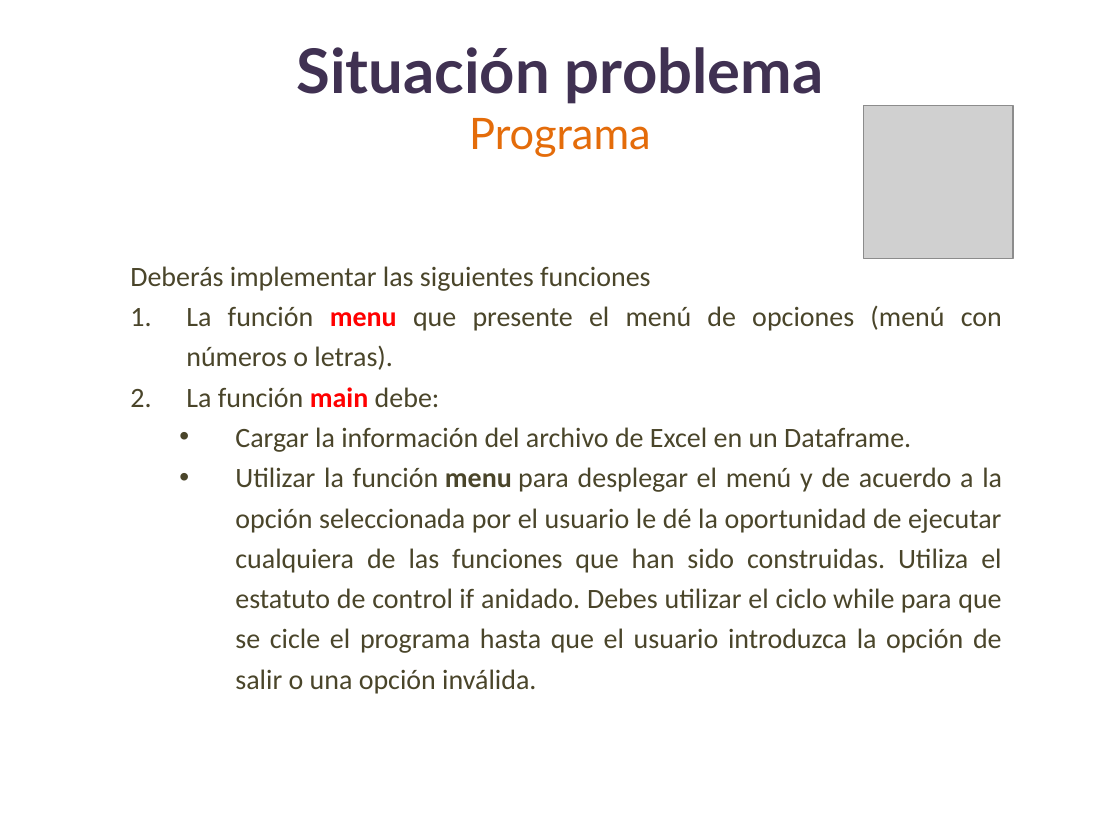
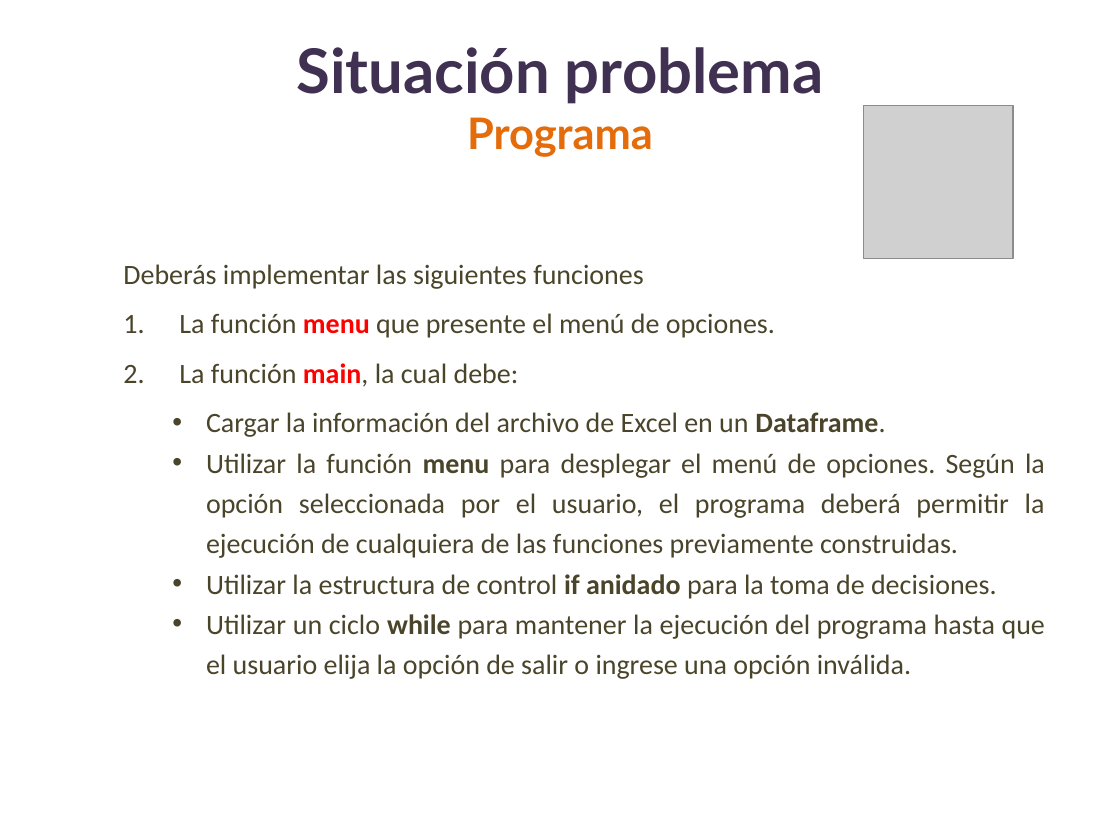
Before and after one commit to lizetheP/PensamientoC, a slide deck: slide 9 of CalendarioAgo2026/proyecto/SITUACION_PROBLEMA.pptx. Drawn at 1120x840 pixels with LibreOffice and Linux fonts; fonts in the diff are those of the drawing; grey boxes stand for pictures. Boxes give left, top, right and bottom in pixels: in the first picture for what was removed or moved away, otherwise in the second. Text is boxed around its words. In the diff, an @@ line names an element or a change of style, - is before the commit and + after.

```diff
--- a/CalendarioAgo2026/proyecto/SITUACION_PROBLEMA.pptx
+++ b/CalendarioAgo2026/proyecto/SITUACION_PROBLEMA.pptx
@@ title "Situación problema Programa" at box(296, 47, 823, 157): bold on in "Programa" @@
@@ text "Deberás implementar las siguientes funciones": place and size @@
-text "Deberás implementar las siguientes funciones" at box(130, 266, 1002, 694)
+text "Deberás implementar las siguientes funciones" at box(123, 264, 1045, 679)
@@ text at box(123, 264, 885, 437): bold on in "Dataframe."; more space between paragraphs; indent changed @@
@@ text at box(179, 313, 775, 387): text changed @@
-  1. La función menu que presente el menú de opciones (menú con números o letras).
-  2. La función main debe:
+  1. La función menu que presente el menú de opciones.
+  2. La función main, la cual debe:
@@ text at box(206, 453, 1045, 679): text changed @@
-    • Utilizar la función menu para desplegar el menú y de acuerdo a la opción seleccionada por el usuario le dé la oportunidad de ejecutar cualquiera de las funciones que han sido construidas. Utiliza el estatuto de control if anidado. Debes utilizar el ciclo while para que se cicle el programa hasta que el usuario introduzca la opción de salir o una opción inválida.
+    • Utilizar la función menu para desplegar el menú de opciones. Según la opción seleccionada por el usuario, el programa deberá permitir la ejecución de cualquiera de las funciones previamente construidas.
+    • Utilizar la estructura de control if anidado para la toma de decisiones.
+    • Utilizar un ciclo while para mantener la ejecución del programa hasta que el usuario elija la opción de salir o ingrese una opción inválida.
```
Also in this commit, not shown: 12 other slides changed, 2 slides added, 5 slides removed, 7 other files.
